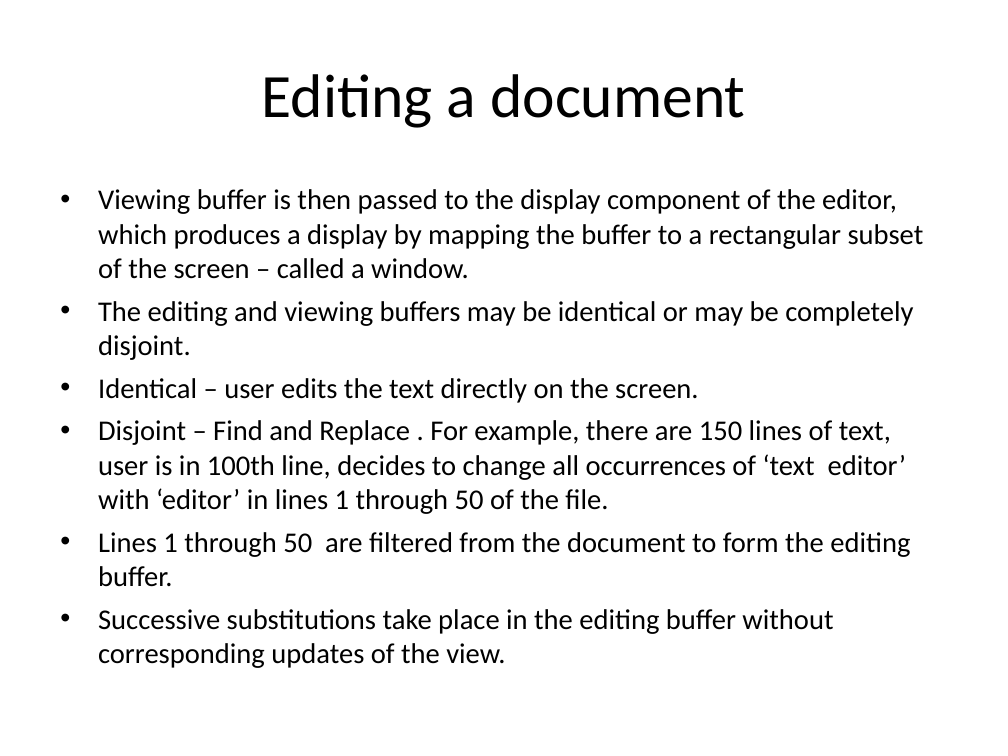
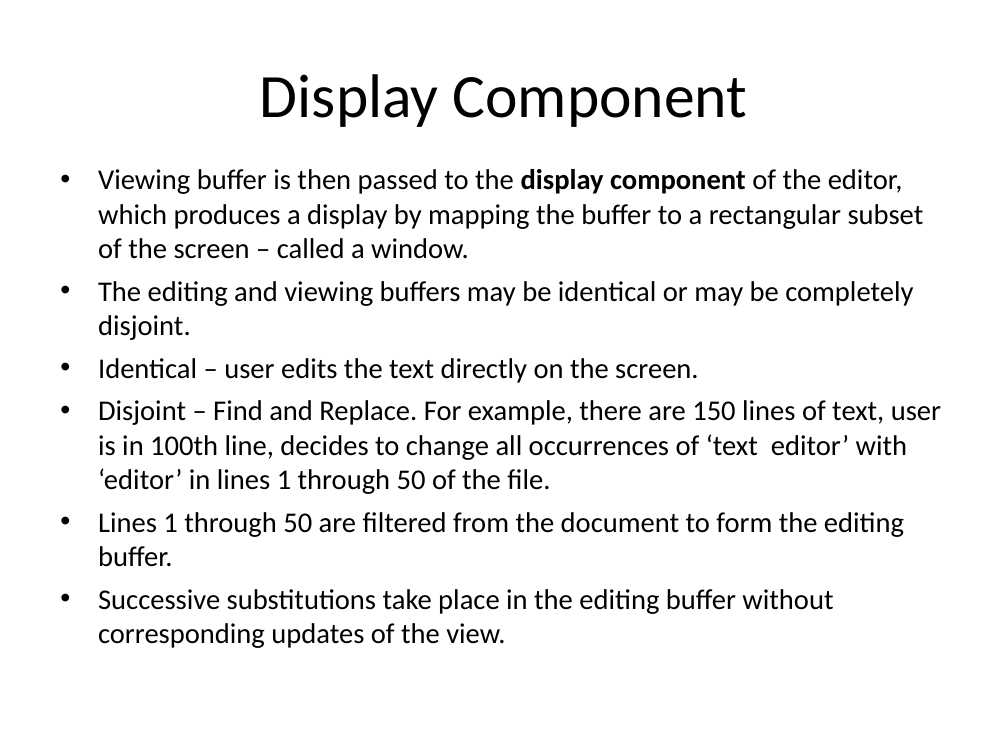
Before and after one commit to kazimsayed954/S5, a slide deck: slide 20 of 02. System Software/Sir's PPTs/6. Editors and Debuggers.ppt (slide 19 before the commit). Drawn at 1008x756 pixels with LibreOffice and Linux fonts; fonts in the diff are those of the drawing. Boxes give left, top, right and bottom in pixels: in the first picture for what was removed or moved away, otherwise in the second. Text is boxed around its words. In the diff, an @@ line names an element or a change of style, - is before the commit and + after.

```diff
--- a/02. System Software/Sir's PPTs/6. Editors and Debuggers.ppt
+++ b/02. System Software/Sir's PPTs/6. Editors and Debuggers.ppt
@@ title at [260,74,748,127]: text changed @@
-Editing a document
+Display Component
@@ text "Viewing buffer is then passed ...": place and size @@
-text "Viewing buffer is then passed ..." at [98,189,924,668]
+text "Viewing buffer is then passed ..." at [98,169,941,648]
@@ text at [98,169,924,259]: bold on in "display component" @@
@@ text at [98,400,941,494]: spaces changed @@
-• Disjoint – Find and Replace . For example, there are 150 lines of text, user is in 100th line, decides to change all occurrences of ‘text editor’ with ‘editor’ in lines 1 through 50 of the file.
+• Disjoint – Find and Replace. For example, there are 150 lines of text, user is in 100th line, decides to change all occurrences of ‘text editor’ with ‘editor’ in lines 1 through 50 of the file.
```
Also in this commit, not shown: 46 other slides changed, 3 slides added, 1 other file.
